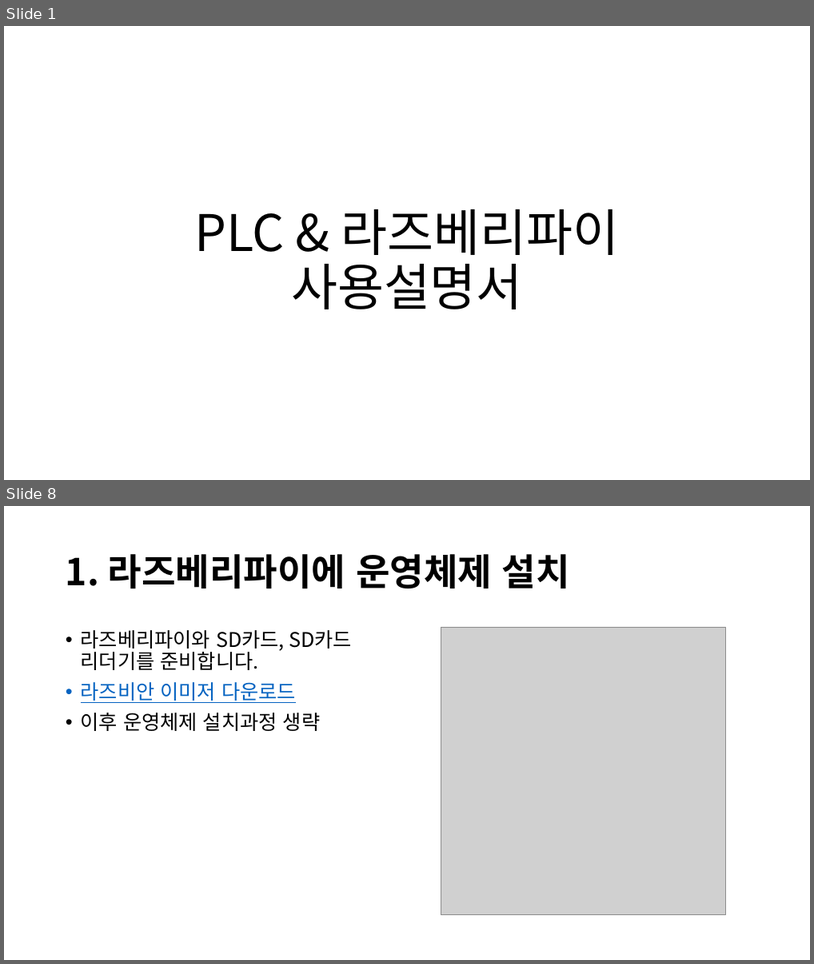
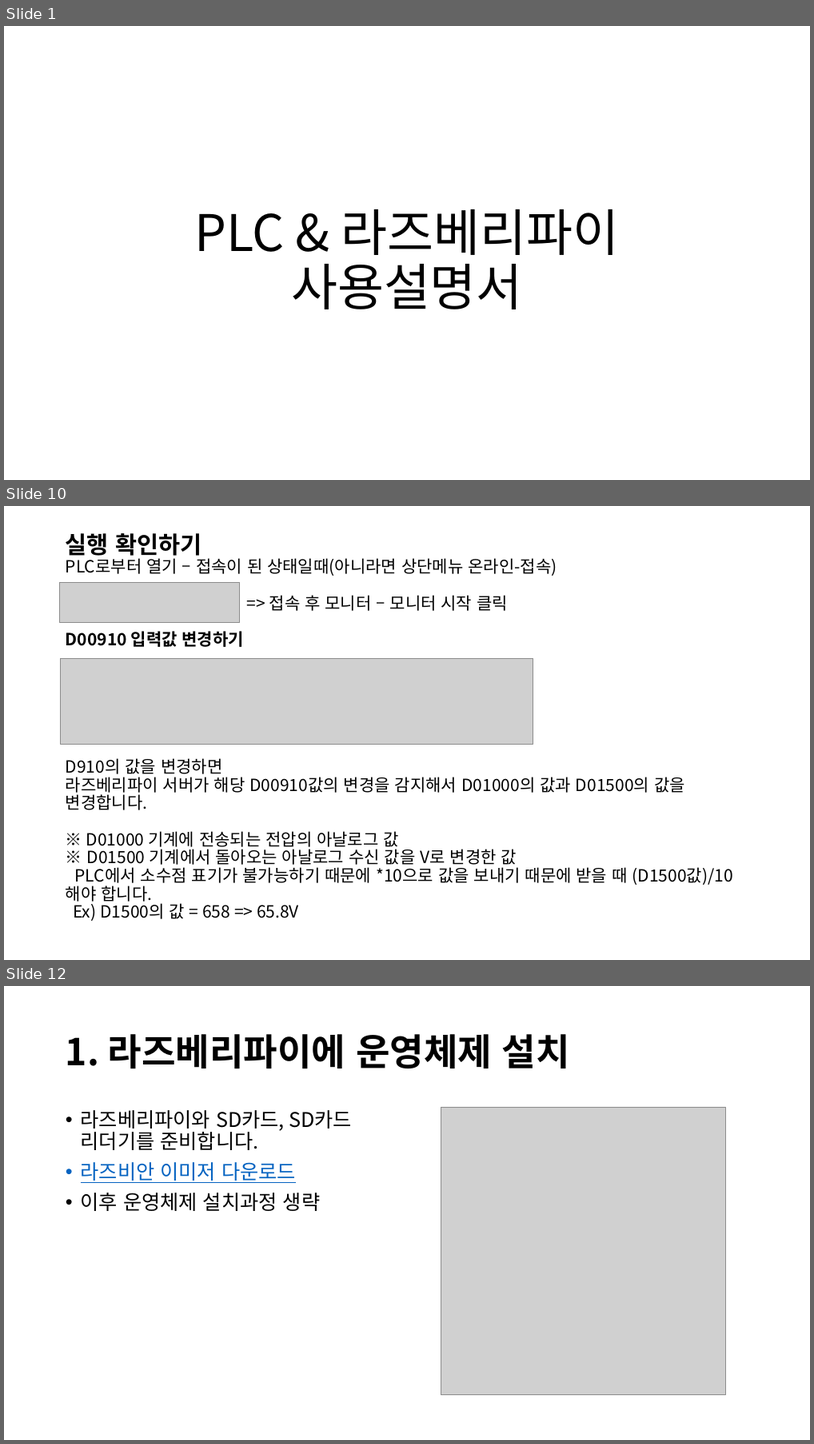
Before and after one commit to HanSol1140/PLC_Voltage, a slide deck: PLC & 라즈베리파이 서버.pptx. Shown one above the other, each under a label of ours: slides 1 and 8 before the commit, slides 1, 10 and 12 after it; the slides between them are not shown. The pictures are 814x964 and 814x1444 pixels, drawn with LibreOffice and Linux fonts; fonts in the diff are those of the drawing; grey boxes stand for pictures. Boxes give left, top, right and bottom in pixels: in the first picture for what was removed or moved away, otherwise in the second. Text is boxed around its words. In the diff, an @@ line names an element or a change of style, - is before the commit and + after.

```diff
--- a/PLC & 라즈베리파이 서버.pptx
+++ b/PLC & 라즈베리파이 서버.pptx
@@ slide 10 added at [4, 506, 810, 960], background #FFFFFF @@
@@ title added at [66, 533, 734, 920], 20 pt, text #000000 @@
+실행 확인하기
+PLC로부터 열기 – 접속이 된 상태일때(아니라면 상단메뉴 온라인-접속)
+=> 접속 후 모니터 – 모니터 시작 클릭
+D00910 입력값 변경하기
+D910의 값을 변경하면
+라즈베리파이 서버가 해당 D00910값의 변경을 감지해서 D01000의 값과 D01500의 값을 변경합니다.
+※ D01000 기계에 전송되는 전압의 아날로그 값
+※ D01500 기계에서 돌아오는 아날로그 수신 값을 V로 변경한 값
+PLC에서 소수점 표기가 불가능하기 때문에 *10으로 값을 보내기 때문에 받을 때 (D1500값)/10해야 합니다.
+Ex) D1500의 값 = 658 => 65.8V
@@ picture added at [60, 582, 240, 622] @@
@@ picture added at [61, 659, 534, 744] @@
@@ what was slide 8 is now slide 12 @@
```
Also in this commit, not shown: 6 slides changed, 4 other slides added, 1 slide removed, 1 other file.
